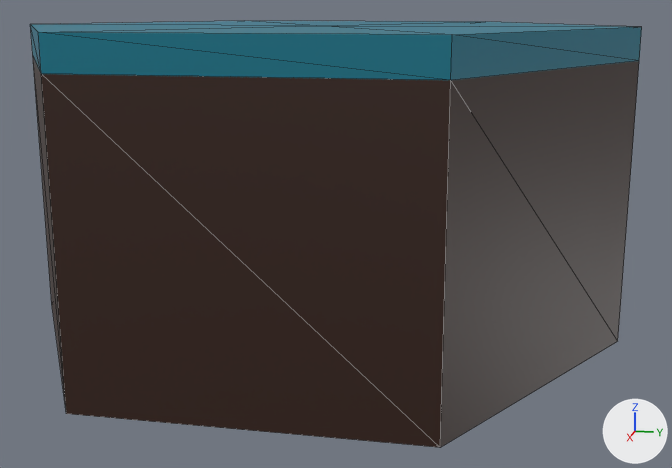
One commit to the glTF model app/public/img/hakoniwa/glb/shallow.glb: the scene before it, then after it.
Both versions are drawn from a 50 mm camera at (2.99, 0.66, 1.06) aimed at (0.03, 0.07, 0.32). The axes (+X, +Y, +Z) are drawn at lower right. The lights are the same throughout. Mesh edges are drawn as thin lines. Vertices at the same position are counted once.

Before the edit, the objects in view are built like this:
```python
me_cylinder = bpy.data.meshes.new('Cylinder')
me_cylinder.from_pydata(...)  # 19 vertices, 34 faces; spans x -0.87..0.87, y -1.0..1.0, z 0.0..1.0
# faces by material slot: [16, 3, 3, 3, 3, 3, 3]
me_cylinder.materials.append(mat_material_001)  # brown #341c12
me_cylinder.materials.append(mat_material)  # cyan #007489
me_cylinder.materials.append(mat_material_002)  # cyan #007890
me_cylinder.materials.append(mat_material_003)  # cyan #01748c
me_cylinder.materials.append(mat_material_004)  # cyan #08748e
me_cylinder.materials.append(mat_material_005)  # cyan #0e7792
me_cylinder.materials.append(mat_material_006)  # cyan #00778e
# before: 6 (0.0, 1.0, 0.9) at pixel (639, 60), 7 (0.87, 0.5, 0.9) at pixel (450, 80), 8 (0.87, -0.5, 0.9) at pixel (41, 73), 9 (0.0, -1.0, 0.9) at pixel (32, 54), 10 (-0.87, -0.5, 0.9)
# before: 11 (-0.87, 0.5, 0.9), 12 (0.87, 0.5, 1.0) at pixel (452, 34), 13 (0.87, -0.5, 1.0) at pixel (38, 32), 15 (0.0, 1.0, 1.0) at pixel (641, 26), 16 (-0.87, 0.5, 1.0) at pixel (485, 21)
# before: 17 (-0.87, -0.5, 1.0) at pixel (244, 20), 18 (0.0, -1.0, 1.0) at pixel (30, 24)
ob_cylinder = bpy.data.objects.new('Cylinder', me_cylinder)
ob_cylinder.location = (0.0, 0.0, 0.0)
```
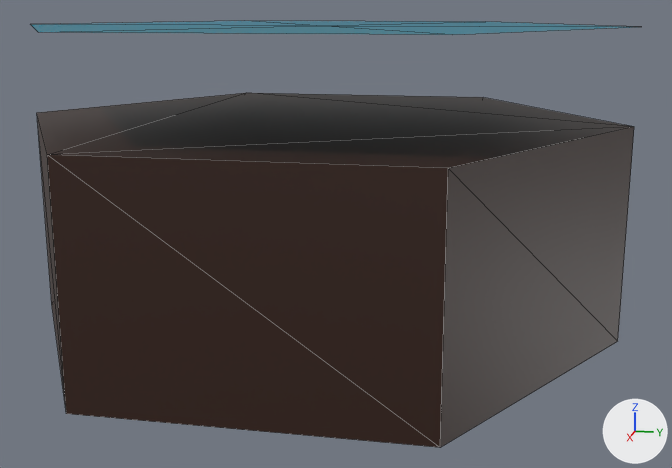
Scene script edits in JSON lines:
```json
{"block": "me_cylinder", "where": "me_cylinder.from_pydata(...)  # 19 vertices, 34 faces; spans x -0.87..0.87, y -1.0..1.0, z 0.0..1.0"}
{"block": "me_cylinder", "where": "# used by ob_cylinder; location = (0.0, 0.0, 0.0)"}
{"block": "me_cylinder", "where": "# verts and faces of me_cylinder; kept vertices keep their numbers, new ones are numbered from 19"}
{"block": "me_cylinder", "change": "me_cylinder part 1"}
{"op": "add", "block": "me_cylinder", "code": "delete_faces([(7, 12, 13), (7, 13, 8), (6, 15, 12), (6, 12, 7), (11, 16, 15), (6, 11, 15)])"}
{"op": "add", "block": "me_cylinder", "code": "delete_faces([(10, 17, 16), (10, 16, 11), (9, 18, 17), (9, 17, 10), (8, 13, 18), (8, 18, 9)])"}
{"op": "add", "block": "me_cylinder", "code": "for i in [*range(6, 12)]: verts[i] += (0.0, 0.0, -0.2)"}
{"op": "add", "block": "me_cylinder", "code": "faces += [(6, 11, 10), (8, 10, 9), (6, 8, 7), (6, 10, 8)]  # mat_material_001 (brown #341c12)"}
```

Pixel boxes [x1, y1, x2, y2] of what changed, in the pictures (672 x 468 px):
```json
{"object": "Cylinder", "change": "reshaped", "before": [30, 21, 642, 447], "after": [30, 21, 634, 447]}
{"part": 1, "of": "me_cylinder", "change": "cut back", "before": [30, 25, 642, 447], "after": [37, 93, 634, 447]}
```
